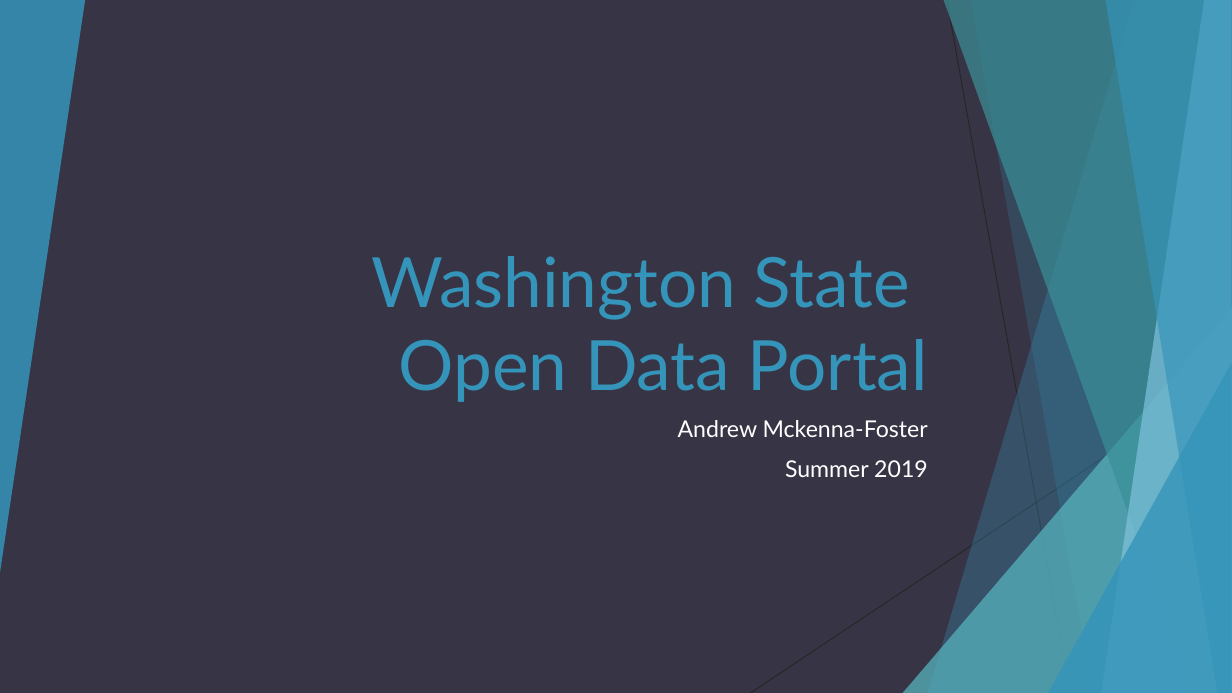
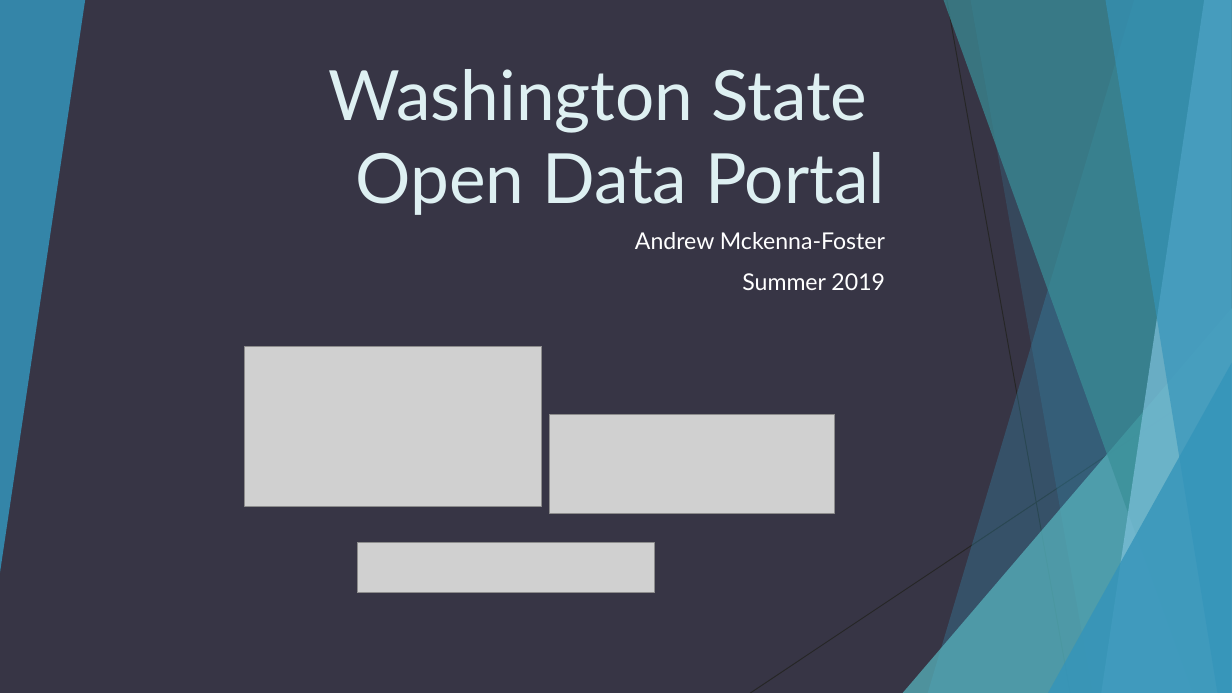
Before and after one commit to OpenDataLiteracy/WSL-AMF, a slide deck: slide 1 of report/Washington State Open Data Portal.pptx. Drawn at 1232x693 pixels with LibreOffice and Linux fonts; fonts in the diff are those of the drawing; grey boxes stand for pictures. Boxes give left, top, right and bottom in pixels: in the first picture for what was removed or moved away, otherwise in the second. Text is boxed around its words. In the diff, an @@ line names an element or a change of style, - is before the commit and + after.

```diff
--- a/report/Washington State Open Data Portal.pptx
+++ b/report/Washington State Open Data Portal.pptx
@@ title "Washington State Open Data Portal": place and size @@
-title "Washington State Open Data Portal" at [371,256,928,402]
+title "Washington State Open Data Portal" at [329,69,885,215]
@@ title "Washington State Open Data Portal" at [329,69,885,215]: text colour #3494BA to #DEF0F2 @@
@@ subtitle "Andrew Mckenna-Foster": place and size @@
-subtitle "Andrew Mckenna-Foster" at [678,420,928,477]
+subtitle "Andrew Mckenna-Foster" at [635,232,885,290]
@@ picture added at [245,347,543,506] @@
@@ picture added at [549,415,835,514] @@
@@ picture added at [357,543,654,592] @@
```
Also in this commit, not shown: 8 other slides changed, 18 slides added, 12 slides removed, 1 other file.
